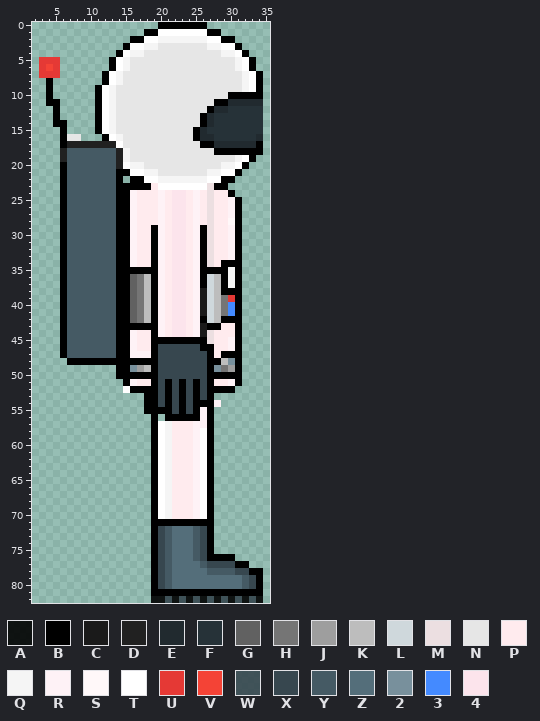
Sprite sheet: Assets/right.png. Above: the version before the commit.
The file is 47x83 pixels. Colours within 5 levels of each other are drawn and written as one. Shown: x 2..35, y 0..82.
Palette (. is transparent): A #000000e5  B #000000  C #1a1a1a  D #212121  E #212a2f  F #263238  G #616161  H #757575  J #9e9e9e  K #bdbdbd  L #cfd8dc  M #ecdfe1  N #e6e6e6  P #ffebee  Q #f5f5f5  R #fef2f6  S #fff8f9  T #ffffff  U #e53935  V #f44336  W #37474fe5  X #37474f  Y #455a64  Z #546e7a  2 #78909c  3 #448aff  4 #fce4ec
Pixels before (only the part around the change), first column x 2:
36 ....BYYYYYYYBBGHKBRP44PRBLKBQB....
37 ....BYYYYYYYBBGHKBRP44PRBLKBQB....
38 ....BYYYYYYYBBGHKBRP44PRCLKBBB....
39 ....BYYYYYYYBBGHKBRP44PRCLKHUB....
40 ....BYYYYYYYBBGHKBRP44PRCLKH3B....
41 ....BYYYYYYYBBGHKBRP44PRCLKH3B....
42 ....BYYYYYYYBBGHKBRP44PRBLKBBB....
43 ....BYYYYYYYBBBBBBRP44PRCBBPPB....
44 ....BYYYYYYYBBRPPBRP44PRCMPPPB....
45 ....BYYYYYYYBBRPPBBBBBBBBMPPRB....
46 ....BYYYYYYYBBRPPBXXXXXXBBPPRB....
47 ....BYYYYYYYBBRRRBXXXXXXXBPBBB....
48 .....BBBBBBBBBBBBBXXXXXXXBBK2B....
49 ............BB2JKBXXXXXXXB2HJB....
50 ............BBBBBBXXXXXXXBBBBB....
51 .............BRPPBXBXBXBXBPPRB....
52 .............TBBBBXBXBXBXBBBB.....
53 ................BBXBXBXBXB........
54 ................BBXBXBXBBBR.......
55 ................BBBBXBXBRB........
56 .................B.BBBBBRB........
57 .................BTQPPPRRB........
58 .................BTQPPPRTB........
59 .................BTQPPPRTB........
60 .................BTQPPPRTB........
61 .................BTQPPPRTB........
62 .................BTQPPPRTB........
63 .................BTQPPPRTB........
64 .................BTQPPPRTB........
65 .................BTQPPPRTB........
66 .................BTQPPPRTB........
67 .................BTQPPPRTB........
68 .................BTQPPPRTB........
69 .................BTQPPPRTB........
70 .................BTQPPPRTB........
71 .................BBBBBBBBB........
72 .................BXYZZZYXB........
73 .................BXYZZZYXB........
74 .................BXYZZZYXB........
75 .................BXYZZZYXB........
76 .................BXYZZZYXBBBB.....
77 .................BXYZZZZYXXXXBB...
78 .................BXYZZZZZYYYYXXBB.
79 .................BXYZZZZZZZZZZYXB.
80 .................BXYZZZZZZZZZZYXB.
81 .................BBBBBBBBBBBBBBBB.
82 .................AAWAWAWAWAWAWAWA.
After the commit:
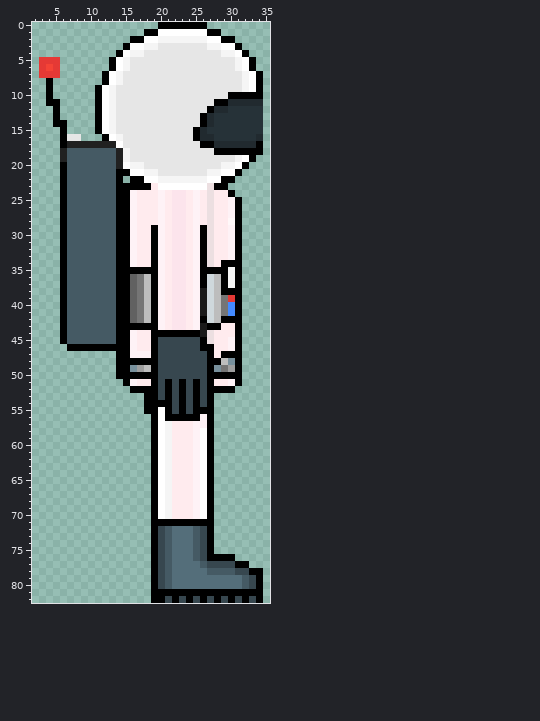
Change:
Colour 4 gives way to colour B in row 44 at x 22 to 23.
Colour A gives way to colour B in row 82 at x 19 to 20, 22, 24, 26, 28, 30, 32 and 34.
Colour P gives way to colour B in row 44 at x 21 and 24.
Colour R gives way to colour B in row 44 at x 20 and 25; in row 55 at x 26.
Colour X gives way to colour B in row 54 at x 20.
Colour Y gives way to colour B in row 46 at x 7 to 13.
The edit adds colour T in row 56 at x 20.
Colour B gives way to colour T in row 55 at x 20.
Colour B gives way to colour X in row 45 at x 20 to 25; in row 54 at x 26.
Colour W gives way to colour X in row 82 at x 21, 23, 25, 27, 29, 31 and 33.
Colour B is removed in rows 46 to 47 at x 6; in row 48 at x 7 to 13.
Colour R is removed in row 54 at x 28.
Colour T is removed in row 52 at x 15.
Colour Y is removed in row 47 at x 7 to 13.
